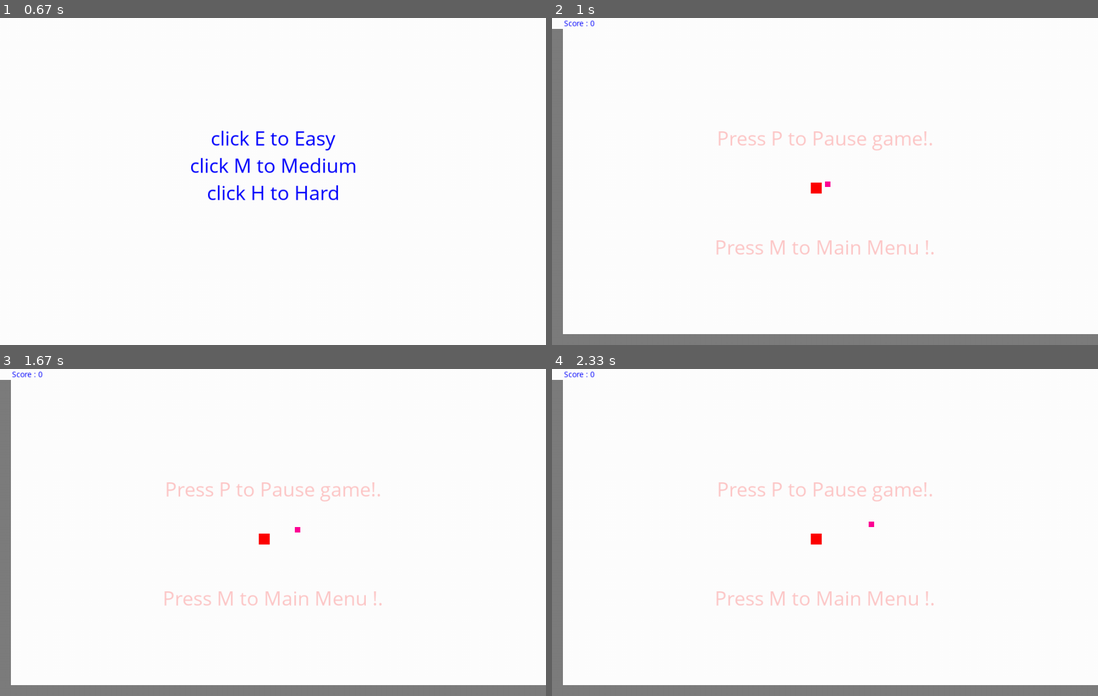
Above: before the commit, frames 1-4 (two rows, left to right).
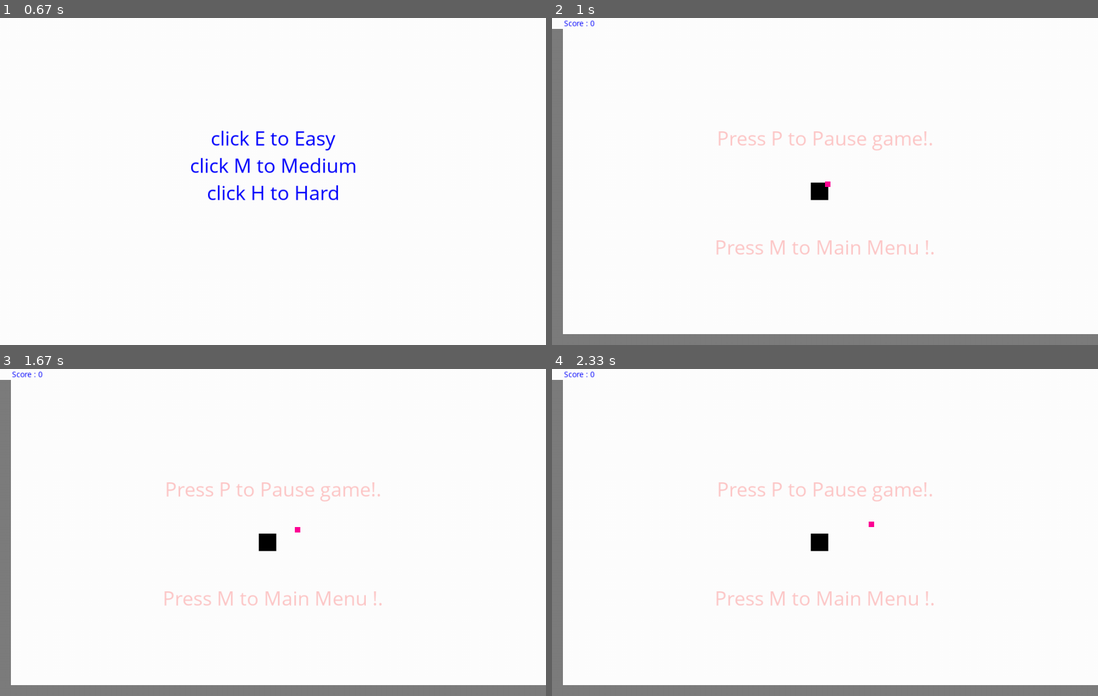
Above: after the commit, the same moments.

Repository: laalamrajesh/snake_game_pygame_python
Game: pygame game, started from snake.py
Same seed, same stepped clock (60 frames per second), same inputs: the game is played once before the commit and once after it.
Inputs:
- Up to frame 1 (0.67 s): tap C at 0.33 s
- Up to frame 2 (1 s): tap E at 0.67 s
- Up to frame 3 (1.67 s): hold Right 1-1.47 s; hold Up from 1.5 s (still down)
- Up to frame 4 (2.33 s): release Up at 1.8 s; hold Right 1.83-2.3 s

Frame 1 is identical in both runs. In frame 2, 0.2% of the frame differs, in the area x 47-51%, y 50-56%; in frame 3, 0.2%; in frame 4, 0.2%.

Commit message:
Update snake.py
Added Fruit as Food for snake

Diff:
--- a/snake.py
+++ b/snake.py
@@ -372,9 +372,9 @@
             hei=height,
             )
         pygame.display.update()
-        pygame.draw.rect(gameWindow,red,(xApple,yApple,sizeApple,sizeApple))
-
-        #gameWindow.blit(icon, (xApple, yApple))
+        #pygame.draw.rect(gameWindow,red,(xApple,yApple,sizeApple,sizeApple))
+
+        gameWindow.blit(icon, (xApple, yApple))
         pygame.display.update()
         makeSnake(snakeList, blockSize)
 
@@ -388,9 +388,9 @@
                         * sizeApple)
                 yApple = random.randrange(sizeApple + 2 * blockSize,
                         height - 2 * sizeApple)
-                pygame.draw.rect(gameWindow,red,(xApple,yApple,sizeApple,sizeApple))
-
-                #gameWindow.blit(icon, (xApple, yApple))
+                #pygame.draw.rect(gameWindow,red,(xApple,yApple,sizeApple,sizeApple))
+
+                gameWindow.blit(icon, (xApple, yApple))
                 snakeLength += 1
                 message(
                     'Score : ' + str(snakeLength - 1),
